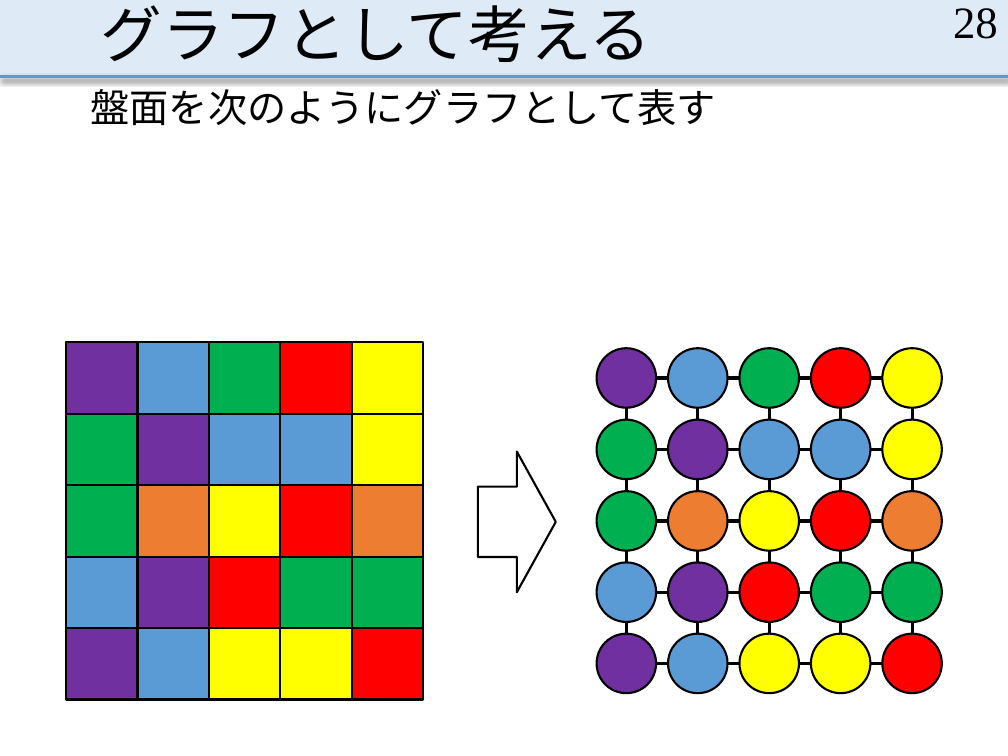
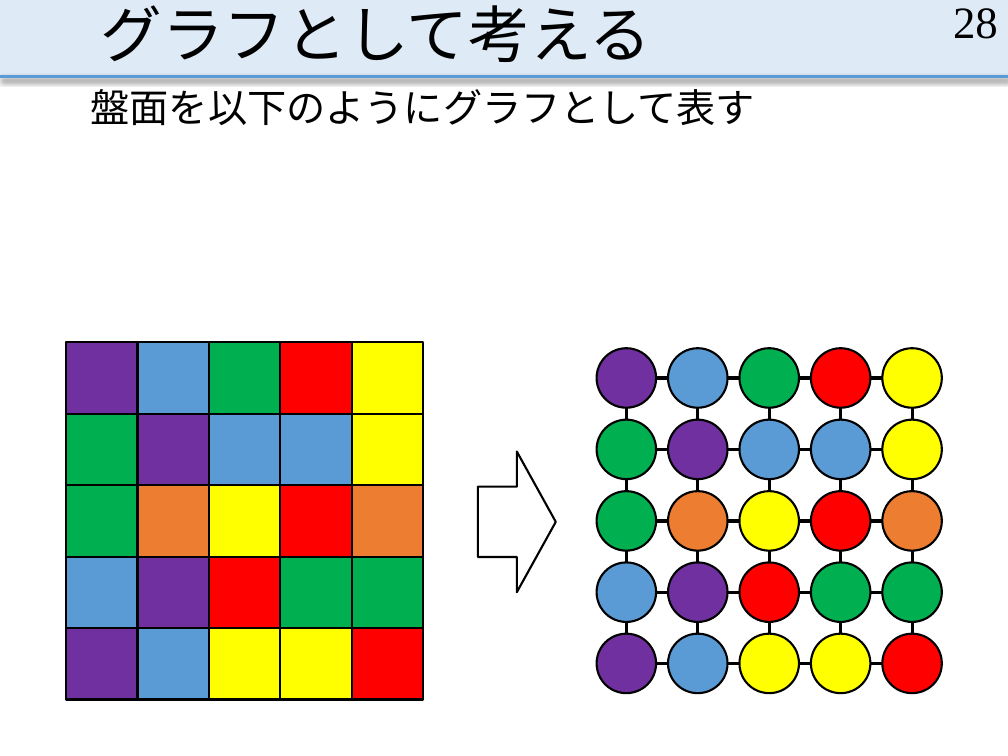
Before and after one commit to MasayaOda/SR, a slide deck: slide 28 of 190207oda.pptx. Drawn at 1008x756 pixels with LibreOffice and Linux fonts; fonts in the diff are those of the drawing. Boxes give left, top, right and bottom in pixels: in the first picture for what was removed or moved away, otherwise in the second. Text is boxed around its words. In the diff, an @@ line names an element or a change of style, - is before the commit and + after.

```diff
--- a/190207oda.pptx
+++ b/190207oda.pptx
@@ text at [91, 82, 755, 125]: text changed @@
-盤面を次のようにグラフとして表す
+盤面を以下のようにグラフとして表す
```
Also in this commit, not shown: 16 other slides changed, 6 slides added, 1 slide removed.
